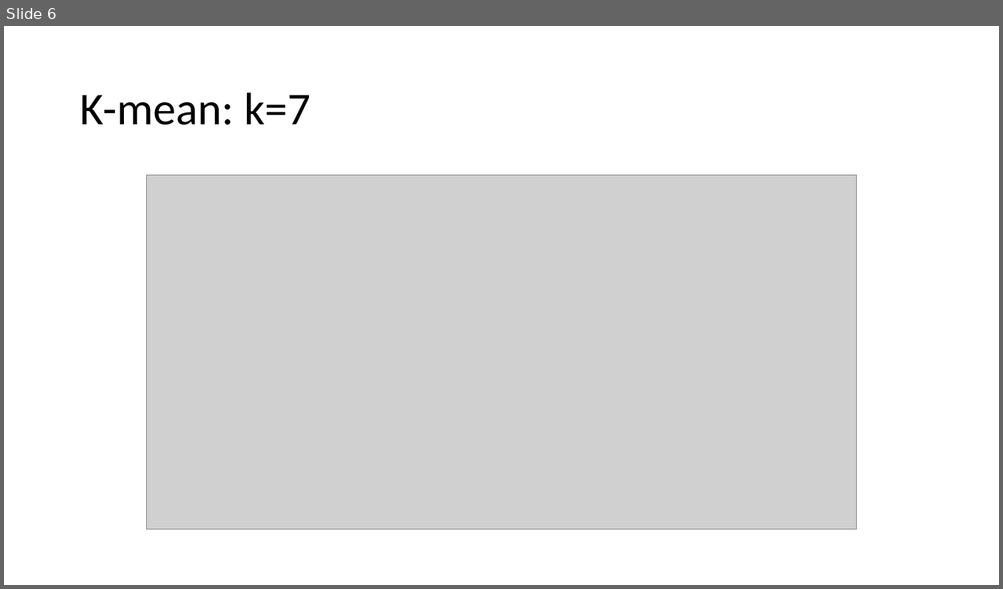
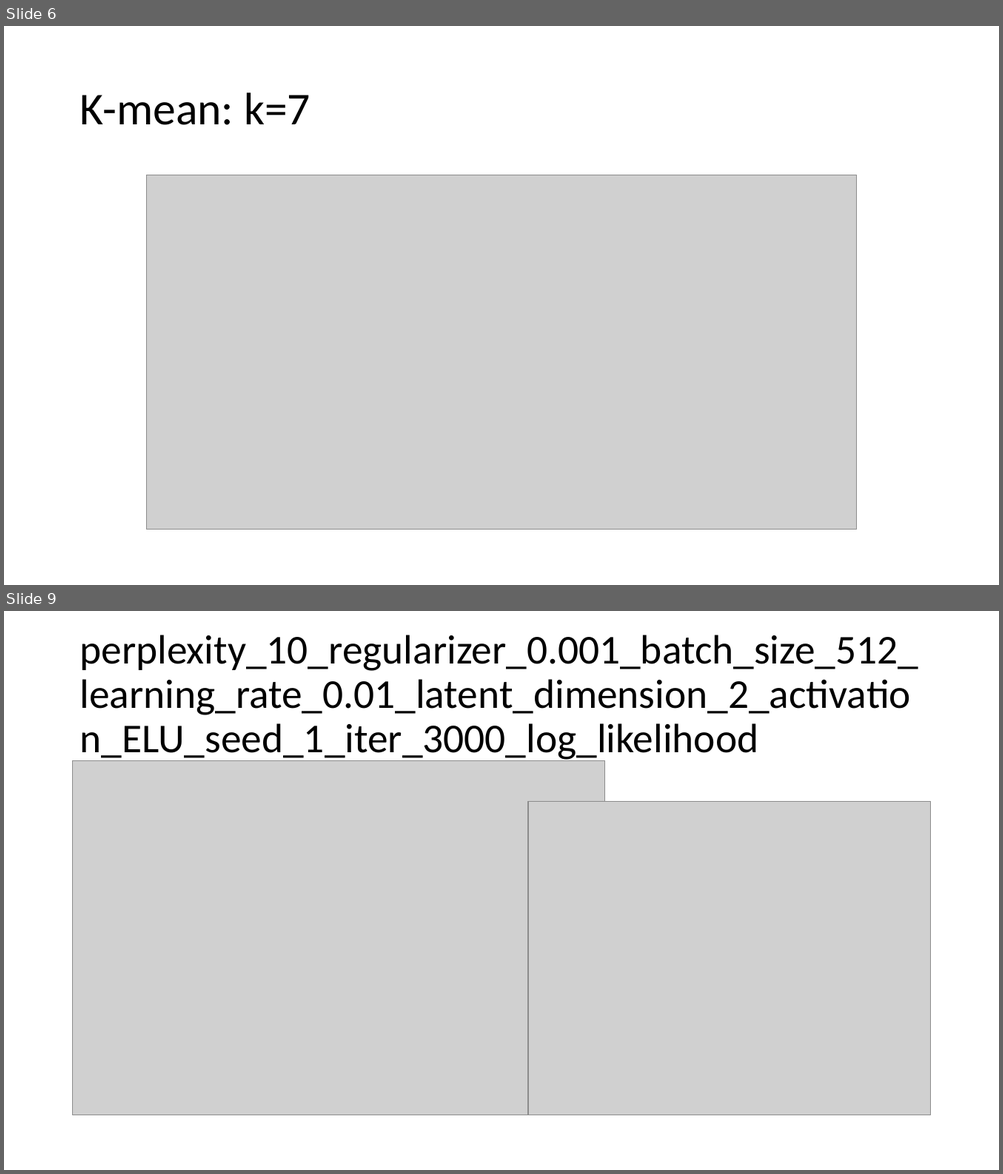
Before and after one commit to clintko/DukeDataPlus2018_DLSC, a slide deck: process_images/meeting618.pptx. Shown one above the other, each under a label of ours: slide 6 before the commit, slides 6 and 9 after it; the slides between them are not shown. The pictures are 1003x589 and 1003x1174 pixels, drawn with LibreOffice and Linux fonts; fonts in the diff are those of the drawing; grey boxes stand for pictures. Boxes give left, top, right and bottom in pixels: in the first picture for what was removed or moved away, otherwise in the second. Text is boxed around its words. In the diff, an @@ line names an element or a change of style, - is before the commit and + after.

Commit message:
changed ppt

```diff
--- a/process_images/meeting618.pptx
+++ b/process_images/meeting618.pptx
@@ slide 9 added at bbox=[4, 611, 999, 1170], background #FFFFFF @@
@@ title added at bbox=[79, 635, 918, 762], 39.6 pt, text #000000 @@
+perplexity_10_regularizer_0.001_batch_size_512_learning_rate_0.01_latent_dimension_2_activation_ELU_seed_1_iter_3000_log_likelihood
@@ picture added at bbox=[73, 761, 606, 1116] @@
@@ picture added at bbox=[528, 801, 930, 1116] @@
```
Also in this commit, not shown: 7 other slides added, 1 slide removed, 8 other files.
